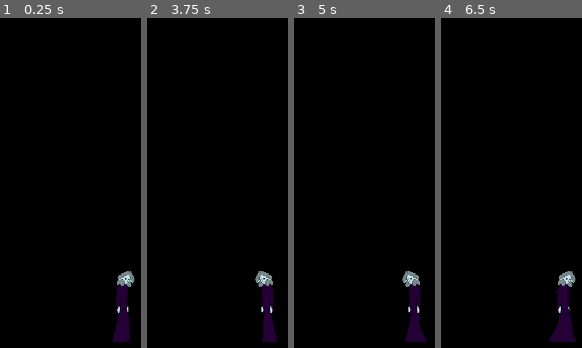
Above: before the commit, frames 1-4 (left to right).
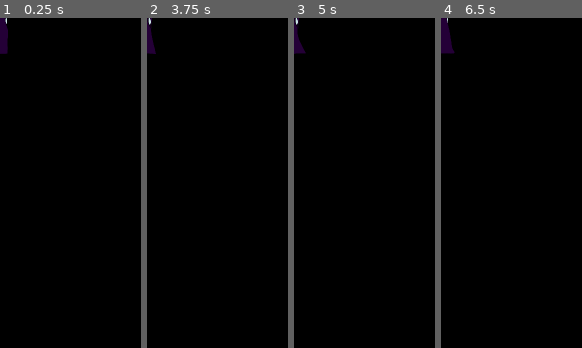
Above: after the commit, the same moments.

Repository: paigeweber13/19
Game: Godot game, scene res://player.tscn
The game is run twice, just before and just after one commit, with the same random seed, the same clock (stepped at 60 frames per second) and the same inputs. The project has no main scene, so this scene is started directly.
Inputs:
- Up to frame 1 (0.25 s): no input
- Up to frame 2 (3.75 s): tap Enter at 0.5, 2, 3.5 s; hold Right (ui_right) 0.53-1.28 s; tap Space at 1.25, 2.75 s; hold Down (ui_down) 1.28-2.03 s; hold Right (ui_right) 2.03-2.78 s; hold Up (ui_up) 2.78-3.53 s; hold Left (ui_left) from 3.53 s (still down)
- Up to frame 3 (5 s): keep holding Left (ui_left); tap Space at 4.25 s
- Up to frame 4 (6.5 s): release Left (ui_left) at 5.03 s; hold Down (ui_down) 5.03-5.78 s; hold Right (ui_right) from 5.78 s (still down)

The runs differ from the first frame. In frame 1, 2.5% of the frame differs, in the area x 0-96%, y 0-99%; in frame 2, 2.2%; in frame 3, 2.3%; in frame 4, 2.9%.

Commit message:
changed from rigidbody2d to kinematicbody2d

Diff:
--- a/player.tscn
+++ b/player.tscn
@@ -22,11 +22,7 @@
 "speed": 8.0
 } ]
 
-[sub_resource type="ConvexPolygonShape2D" id=2]
-points = PoolVector2Array( 107, -287, 107, 287, -107, 287, -30, -287 )
-
 [node name="player" type="Area2D"]
-position = Vector2( 291.877, 694.265 )
 scale = Vector2( 0.3, 0.3 )
 script = ExtResource( 1 )
 __meta__ = {
@@ -34,11 +30,9 @@
 }
 
 [node name="AnimatedSprite" type="AnimatedSprite" parent="."]
-position = Vector2( -0.0666504, -0.879028 )
 frames = SubResource( 1 )
 
-[node name="RigidBody2D" type="RigidBody2D" parent="."]
+[node name="KinematicBody2D" type="KinematicBody2D" parent="."]
 
-[node name="CollisionShape2D" type="CollisionShape2D" parent="RigidBody2D"]
-position = Vector2( -0.0231934, 0.124756 )
-shape = SubResource( 2 )
+[node name="CollisionPolygon2D" type="CollisionPolygon2D" parent="KinematicBody2D"]
+polygon = PoolVector2Array( 81.4053, -295.964, 105.009, -244.964, 110.615, -194.516, 91.9303, -179.569, 91.9303, -145.937, 65.7722, -138.463, 86.325, -0.198669, 95.6672, 293.146, -104.256, 293.146, -46.334, 70.8019, -63.15, -116.042, -42.5971, -160.884, -53.8078, -226.28, -13.0255, -274.042 )
Not shown: 1 places in player.tscn that only renumber resources
